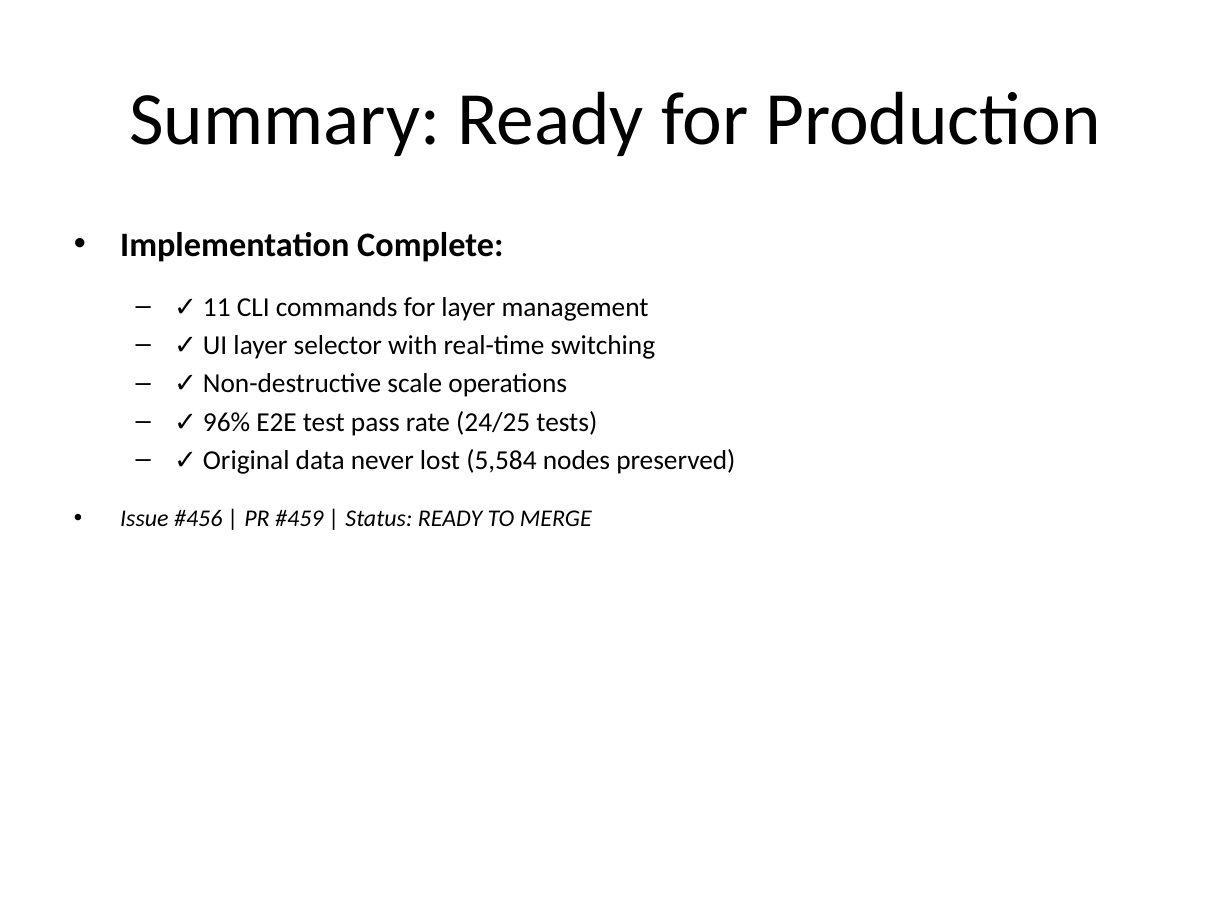
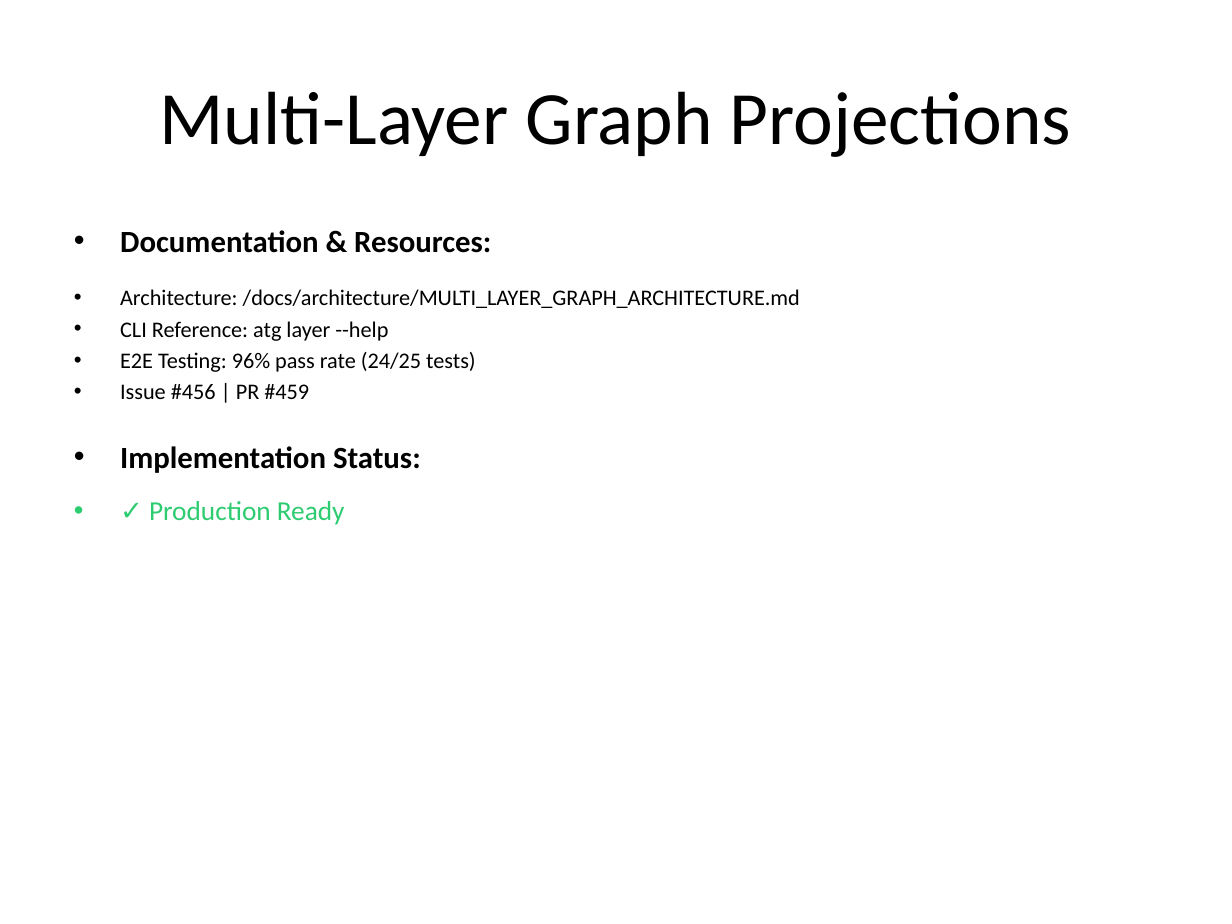
Before and after one commit to rysweet/azure-tenant-grapher, a slide deck: slide 16 of Multi_Layer_Graph_Projections.pptx (slide 17 before the commit). Drawn at 1232x924 pixels with LibreOffice and Linux fonts; fonts in the diff are those of the drawing. Boxes give left, top, right and bottom in pixels: in the first picture for what was removed or moved away, otherwise in the second. Text is boxed around its words. In the diff, an @@ line names an element or a change of style, - is before the commit and + after.

```diff
--- a/Multi_Layer_Graph_Projections.pptx
+++ b/Multi_Layer_Graph_Projections.pptx
@@ title at (159,91,1071,157): text changed @@
-Summary: Ready for Production
+Multi-Layer Graph Projections
@@ text at (120,230,800,525): text changed; size 16 to 13 pt @@
-• Implementation Complete:
-  – ✓ 11 CLI commands for layer management
-  – ✓ UI layer selector with real-time switching
-  – ✓ Non-destructive scale operations
-  – ✓ 96% E2E test pass rate (24/25 tests)
-  – ✓ Original data never lost (5,584 nodes preserved)
-• Issue #456 | PR #459 | Status: READY TO MERGE
+• Documentation & Resources:
+• Architecture: /docs/architecture/MULTI_LAYER_GRAPH_ARCHITECTURE.md
+• CLI Reference: atg layer --help
+• E2E Testing: 96% pass rate (24/25 tests)
+• Issue #456 | PR #459
+• Implementation Status:
+• ✓ Production Ready
```
Also in this commit, not shown: 10 other slides changed, 5 slides added, 6 slides removed, 7 other files.
